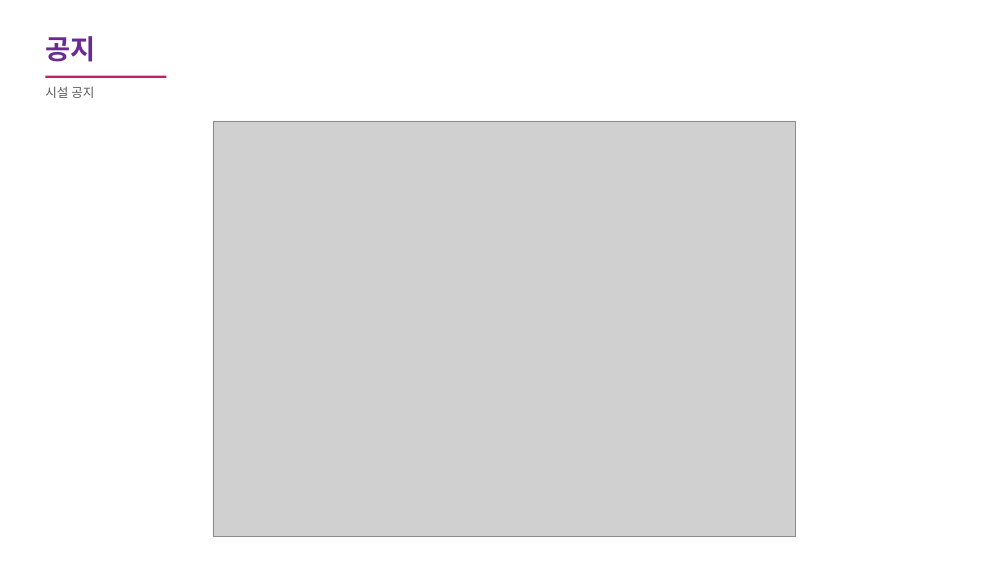
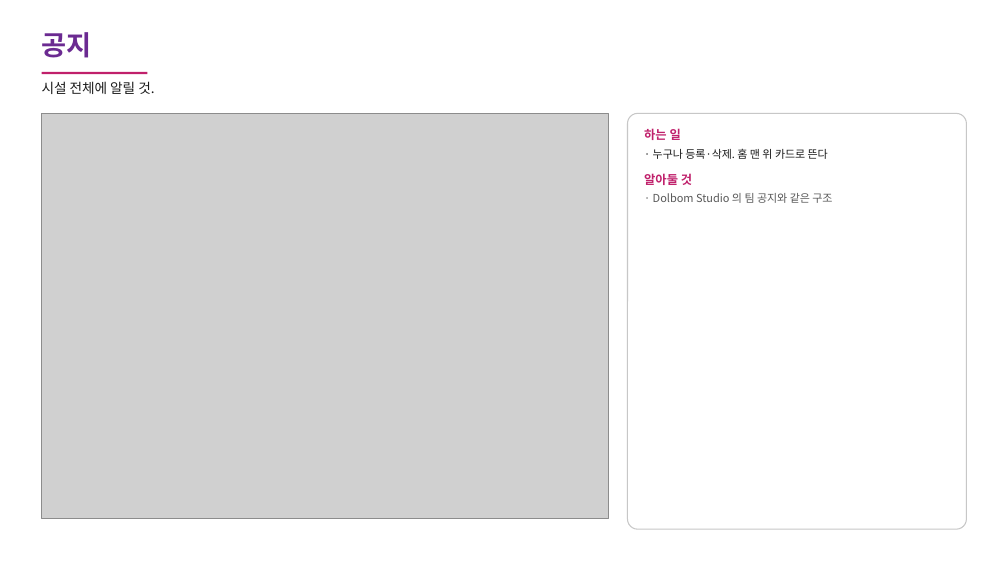
Before and after one commit to carerobot0001-pixel/carerobot-weekly-report, a slide deck: slide 13 of 요양시설스튜디오_화면기록.pptx. Drawn at 1008x567 pixels with LibreOffice and Linux fonts; fonts in the diff are those of the drawing; grey boxes stand for pictures. Boxes give left, top, right and bottom in pixels: in the first picture for what was removed or moved away, otherwise in the second. Text is boxed around its words. In the diff, an @@ line names an element or a change of style, - is before the commit and + after.

```diff
--- a/요양시설스튜디오_화면기록.pptx
+++ b/요양시설스튜디오_화면기록.pptx
@@ text "공지" at bbox=[42, 32, 92, 58]: more space between paragraphs @@
@@ rectangle: place and size @@
-rectangle at bbox=[45, 76, 166, 78]
+rectangle at bbox=[42, 72, 147, 74]
@@ text at bbox=[42, 81, 154, 94]: text changed; size 12 to 13 pt; text colour #595959 to #1A1A1A @@
-시설 공지
+시설 전체에 알릴 것.
@@ picture: place and size @@
-picture at bbox=[213, 121, 796, 537]
+picture at bbox=[42, 113, 609, 519]
@@ rounded rectangle added at bbox=[628, 113, 966, 529], fill #FFFFFF, outline #C7C7C7 1 pt @@
@@ text added at bbox=[644, 128, 832, 203], 10.5 pt, text #595959 @@
+하는 일
+· 누구나 등록·삭제. 홈 맨 위 카드로 뜬다
+알아둘 것
+· Dolbom Studio 의 팀 공지와 같은 구조
```
Also in this commit, not shown: 15 other slides changed, 15 other files.
